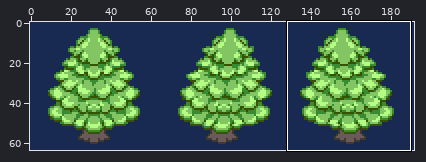
A sprite sheet gets an edit: graphics/object_events/pics/misc/headbutt_tree.png. The picture above shows the old version from afar; the outline marks the close-up.
Close-up. First the earlier version:
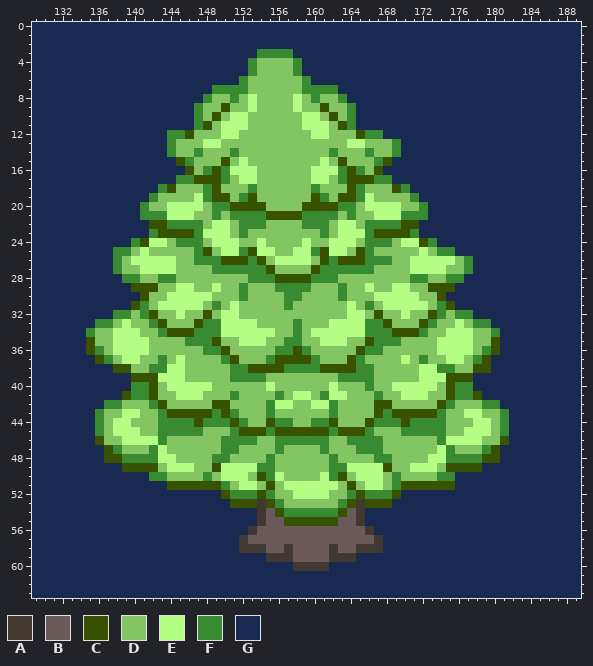
The file is 192x64 pixels. Shown: x 129..189, y 0..63. The commit also changed other parts of the picture, which this record leaves out.
Palette (. is transparent): A #413931  B #6a5a5a  C #395200  D #83c562  E #b4ff83  F #398b31  G #182952
Pixels before (only the part around the change), first column x 129:
 0 GGGGGGGGGGGGGGGGGGGGGGGGGGGGGGGGGGGGGGGGGGGGGGGGGGGGGGGGGGGGG
 1 GGGGGGGGGGGGGGGGGGGGGGGGGGGGGGGGGGGGGGGGGGGGGGGGGGGGGGGGGGGGG
 2 GGGGGGGGGGGGGGGGGGGGGGGGGGGGGGGGGGGGGGGGGGGGGGGGGGGGGGGGGGGGG
 3 GGGGGGGGGGGGGGGGGGGGGGGGGFFFFGGGGGGGGGGGGGGGGGGGGGGGGGGGGGGGG
 4 GGGGGGGGGGGGGGGGGGGGGGGGFDDDDFGGGGGGGGGGGGGGGGGGGGGGGGGGGGGGG
 5 GGGGGGGGGGGGGGGGGGGGGGGGFDDDDFGGGGGGGGGGGGGGGGGGGGGGGGGGGGGGG
 6 GGGGGGGGGGGGGGGGGGGGGGGFDDDDDDFGGGGGGGGGGGGGGGGGGGGGGGGGGGGGG
 7 GGGGGGGGGGGGGGGGGGGGFFFFDDDDDDFFFFGGGGGGGGGGGGGGGGGGGGGGGGGGG
 8 GGGGGGGGGGGGGGGGGGGFDDFDEDDDDEDFDDFGGGGGGGGGGGGGGGGGGGGGGGGGG
 9 GGGGGGGGGGGGGGGGGGFDDCDDEDDDDEDDCDDFGGGGGGGGGGGGGGGGGGGGGGGGG
10 GGGGGGGGGGGGGGGGGGFDCDEEDDDDDDEEDCDFGGGGGGGGGGGGGGGGGGGGGGGGG
11 GGGGGGGGGGGGGGGGGGFCDEEEDDDDDDEEEDCFGGGGGGGGGGGGGGGGGGGGGGGGG
12 GGGGGGGGGGGGGGGFFCDDDEEDDDDDDDDEEDDDCFFGGGGGGGGGGGGGGGGGGGGGG
13 GGGGGGGGGGGGGGGFDDDEEDDDDDDDDDDDDDDEEDDDFGGGGGGGGGGGGGGGGGGGG
14 GGGGGGGGGGGGGGGFDDFDDDFDDDDDDDDDDFDDDFDDFGGGGGGGGGGGGGGGGGGGG
15 GGGGGGGGGGGGGGGGCFDDDCDEDDDDDDDDEDCDDDFCGGGGGGGGGGGGGGGGGGGGG
16 GGGGGGGGGGGGGGGGGCDFCFEEEDDDDDDEEEFCFDCGGGGGGGGGGGGGGGGGGGGGG
17 GGGGGGGGGGGGGGGGFFCCCFDEEDDDDDDEEDFCCCFFGGGGGGGGGGGGGGGGGGGGG
18 GGGGGGGGGGGGGGFCDDDFCDDDFDDDDDDFDDDCFDDDCFGGGGGGGGGGGGGGGGGGG
19 GGGGGGGGGGGGGFDDDDEFCCDFCDDDDDDCFDCCFEDDDDFGGGGGGGGGGGGGGGGGG
20 GGGGGGGGGGGGFDDEEEEDFFCCCCDDDDCCCCFFDEEEEDDFGGGGGGGGGGGGGGGGG
21 GGGGGGGGGGGGFFFEEEDDFDFFFFCCCCFFFFDFDDEEEFFFGGGGGGGGGGGGGGGGG
22 GGGGGGGGGGGGGCCFFFFDEEDFFFDDDDFFFDEEDFFFFCCGGGGGGGGGGGGGGGGGG
23 GGGGGGGGGGGGGFCCCCFEEEDFDDDDDDDDFDEEEFCCCCFGGGGGGGGGGGGGGGGGG
24 GGGGGGGGGGGFCEEDFFFDEEEDDEDDDDEDDEEEDFFFDEECFGGGGGGGGGGGGGGGG
25 GGGGGGGGGFFDEDDDDDFCDEEFCEEDDEEFCEEDCFDDDDDEDFFGGGGGGGGGGGGGG
26 GGGGGGGGGFDEEEEEDDFFFCCCFCDEEEEDCFCCCFFFDDEEEEEDFGGGGGGGGGGGG
27 GGGGGGGGGFDDEEEEDDDDFFFFFFCDDDDCFFFFFFDDDDEEEEDDFGGGGGGGGGGGG
28 GGGGGGGGGGFFDDFFDDDDDDDDFFFCCCCFFFDDDDDDDDFFDDFFGGGGGGGGGGGGG
29 GGGGGGGGGGGCCCDDEEDDEDDFDDDFFFFDDDFDDEDDEEDDCCCGGGGGGGGGGGGGG
30 GGGGGGGGGGGGCDDEEEEEDDDFDDDDFFDDDDFDDDEEEEEDDCGGGGGGGGGGGGGGG
31 GGGGGGGGGGGCFDEEEEEDFDEDDDDDFDDDDDDEDFDEEEEEDFCGGGGGGGGGGGGGG
32 GGGGGGGGGFFDFCDDEDDCDEEDDDDDDDDDDDDEEDCDDEDDCFDFFGGGGGGGGGGGG
33 GGGGGGGFFDEDDFCDDDCFFEEEEDDDDFDDDEEEEFFCDDDCFDDEDFFGGGGGGGGGG
34 GGGGGGFDDEEEDDFCCCFFFEEEEEEDDFDEEEEEEFFFCCCFDDEEEDDFGGGGGGGGG
35 GGGGGGCDDEEEEDDDDFFFCDDEEEDDFFDDEEEDDCFFFDDDDEEEEDDCGGGGGGGGG
36 GGGGGGCFDEEEEDDDDDDFFCDDDDDFFCFDDDDDCFFDDDDDDEEEEDFCGGGGGGGGG
37 GGGGGGGCFDEEDDFDEDDDDFCDDDFCCCCFDDDCFDDDDEDFDDEEDFCGGGGGGGGGG
38 GGGGGGGGGCCDDFFEEDDDDDFFCCCCFFFFCCCCFFDDDDDEEFFDDCCGGGGGGGGGG
39 GGGGGGGGGGGCCCEEEDDDDDFFFFDDDDDDDDFFFFDDDDDEEECCCGGGGGGGGGGGG
40 GGGGGGGGGGGFFCDEEEEEDDDDDDEDDDDDDEDDDFDDEEEEEDCFFGGGGGGGGGGGG
41 GGGGGGGGGGCFFCDDEEEDDDFDDDDFDEEDFEEDDDFDDEEEDDCFFCGGGGGGGGGGG
42 GGGGGGGGFFDDDFCDDDDDCCDDDDFEEDDEEFDDDDCCDDDDDCFDDDFFGGGGGGGGG
43 GGGGGGGFDDEEDDFCCCCCFCFDDDFDDDDDDFDDDDCFCCCCCFDDEEDDFGGGGGGGG
44 GGGGGGGFDEEDDDFFFFCFFFCFDDCFFDDFFCDDDCFFFCFFFFDDDEEDFGGGGGGGG
45 GGGGGGGFDEEEDDFFFFFDDDFCCCFCCCCCCFCCCFDDDFFFFFDDEEEDFGGGGGGGG
46 GGGGGGGCDDEEEEFDDDDDDFFFFDDFFFFFFDDFFFFDDDDDDFEEEEDDCGGGGGGGG
47 GGGGGGGGCFDDDFEDDDDDDFFDDDDFDDDDFDDDFFFDDDDDDEFDDDFCGGGGGGGGG
48 GGGGGGGGCCFFFFEEDDDDFFDDDDFDDDDDDFDDDDFFDDDDEEFFFFCCGGGGGGGGG
49 GGGGGGGGGGCCCCDEEEDDCEEEEFFDDDDDDFFEEEECDDEEEDCCCCGGGGGGGGGGG
50 GGGGGGGGGGGGGFFDDDDFDEEEDCFEDDDDEFCDEEEDFDDDDFFGGGGGGGGGGGGGG
51 GGGGGGGGGGGGGGGCCCCCCFDEEDCDEEEEEEDCDEEDFCCCCCCGGGGGGGGGGGGGG
52 GGGGGGGGGGGGGGGGGGGGGCFFFCFDDEEEEDDFCFFFCGGGGGGGGGGGGGGGGGGGG
53 GGGGGGGGGGGGGGGGGGGGGGCCCACFDDDDDDFCACCCGGGGGGGGGGGGGGGGGGGGG
54 GGGGGGGGGGGGGGGGGGGGGGGGGABCFFFFFFCBAGGGGGGGGGGGGGGGGGGGGGGGG
55 GGGGGGGGGGGGGGGGGGGGGGGGGABBCCCCCCBBAGGGGGGGGGGGGGGGGGGGGGGGG
56 GGGGGGGGGGGGGGGGGGGGGGGGABBBBBBBBBBBBAGGGGGGGGGGGGGGGGGGGGGGG
57 GGGGGGGGGGGGGGGGGGGGGGGABBBBBBBBBBBBBBAGGGGGGGGGGGGGGGGGGGGGG
58 GGGGGGGGGGGGGGGGGGGGGGGAAABBABBBBABBAAAGGGGGGGGGGGGGGGGGGGGGG
59 GGGGGGGGGGGGGGGGGGGGGGGGGGAAABBBBAAAGGGGGGGGGGGGGGGGGGGGGGGGG
60 GGGGGGGGGGGGGGGGGGGGGGGGGGGGGAAAAGGGGGGGGGGGGGGGGGGGGGGGGGGGG
61 GGGGGGGGGGGGGGGGGGGGGGGGGGGGGGGGGGGGGGGGGGGGGGGGGGGGGGGGGGGGG
62 GGGGGGGGGGGGGGGGGGGGGGGGGGGGGGGGGGGGGGGGGGGGGGGGGGGGGGGGGGGGG
63 GGGGGGGGGGGGGGGGGGGGGGGGGGGGGGGGGGGGGGGGGGGGGGGGGGGGGGGGGGGGG
The same view after the edit:
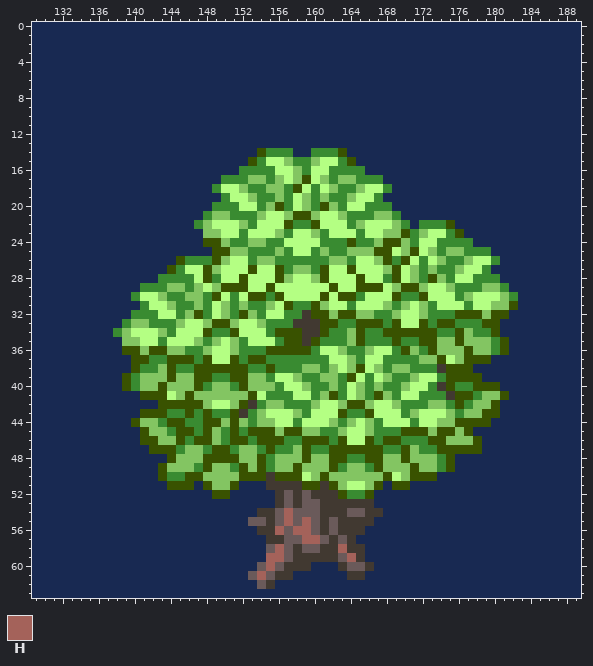
Colours new in this view: H #a4625a
Edits made:
Changed rows in their new state; - is an unchanged pixel.
first column x 135:
 3 -------------------GGGG-------------------------
 4 ------------------GGGGGG------------------------
 5 ------------------GGGGGG------------------------
 6 -----------------GGGGGGGG-----------------------
 7 --------------GGGGGGGGGGGGGG--------------------
 8 -------------GGGGGGGGGGGGGGGG-------------------
 9 ------------GGGGGGGGGGGGGGGGGG------------------
10 ------------GGGGGGGGGGGGGGGGGG------------------
11 ------------GGGGGGGGGGGGGGGGGG------------------
12 ---------GGGGGGGGGGGGGGGGGGGGGGGG---------------
13 ---------GGGGGGGGGGGGGGGGGGGGGGGGGG-------------
14 ---------GGGGGGGGGGCFFFGGFF-CGGGGGG-------------
15 ----------GGGGGGGGCFEE-FF--EFCGGGG--------------
16 -----------GGGGGGFFFFEE-F--F-F-GG---------------
17 ----------GGGGG-FFD-F-E-C-DFDDFF-G--------------
18 --------GGGGGGFEE--F--FCE-E-FFDEEFGG------------
19 -------GGGGGGGGFEEDFF-FE-FDFFDE-FGGGG-----------
20 ------GGGGGGGG--FEEF-CFEDF-D-EEFFFGGGG----------
21 ------GGGGGGGFD----DEED-CDEE--FFDDFGGG----------
22 -------GGGGG----ED-EEECF-CEE-F-EEEDFGFFFC-------
23 -------GGGGGGDD-E-EEE-FEE--E--FEEDD--DEEFC------
24 -----GGGGGGGGCCDFF-DFFEE-EFFFCF-DCCDFEEFFFF-----
25 ---GGGGGGGGGGGCCDDFFF-F---DFF-DDCCE-C---DDFFF---
26 ---GGGGGGGCF--CDEE-D-FFFFFFDDFEEDCFC-F-DFFDEEF--
27 ---GGGGGGCFEECDEEECEECF--FCEECEEE-CEDFDFF-EEF---
28 ----GGGG--FFECFEECEEE-DEEDCEEECEEFCED-C--EEFFF--
29 -----GFFF-DF-EDCCCEECEEEEEECEECCCEDCC-EEDFFFDDF-
30 -----FEE-FFDDFCEFECCFCEEEECECCFE--CFFCEEEFDEEEDF
31 -----G-E-DFFDFE-F-FF-ECFFC-EEFEEEDFD-DFEEEFEEDDC
32 ---GGF-FEEF-CFEDFC-FEEFFACC-CCD-FF--E-F-FCCCDCC-
33 -GGGF---FF-EEDCCD---FFFAAACCFFCCCFCEE--CCFF-CC--
34 GGGFD-EEDFEEEC-FC---FCCCAACFFDC--C---CCFFCDFFC--
35 GGGGDD-EFEEED-DE-F--EFCCACFFF-CF--CFFCCDDCD--FC-
36 GGGGCCDCC--FFDEE-FFFCCC-CFEE-FFDEEFC-FCDDDC-DFC-
37 -GGGGCCF-CCCFCEE-FCC-FFFF-FEED-EEFFFFD-C-DCC----
38 ---GGCF-DCFFCCCCCCFF-F--DDFDEDCE-F--FFFACCCGG---
39 ----CFDDDCD-CCFFCCDDFEE-FF---CE-E-FF---F---C----
40 ----C-DDCDDDCF--FC--DFEE-FFDFE---FFD--FA---CCC--
41 ----GGC-CEDCD---D-CEF-F--FDCFE-FC-F--FFFACCFDDC-
42 --GGGGGG-CCCC-EE-CAFDDFFFD-E-CC-EE-FFF-D-CF-DC--
43 -GGGGGCCCFF-F--FCAF-EEE-FEEECFFCEEEFDEEE-FDDCCG-
44 -GGGGC---CC-FCCD-DF-DEEFEEEDF-ED-EEE-EED-CCCCGG-
45 -GGGGGC-D-CC-C-FCF--CD--DDF-DEEDFFFCCCDCC-CGGGG-
46 -GGGGGCCD-CFCC--CC-CCC--CCCFCEEC-CCFFFCCDDDCGGG-
47 --GGGGGCCCF--FCC---FC-F-CF-CCCCCCFFC-FFCCCCCGG--
48 --GGGGGGGC---CCCC--C----C--CCFFCCD-C--DFCGGGGG--
49 ----GGGGCDDDFCDDFCDC---C---C-DDFCD--CDDF-GGG----
50 -------GCFFCCD-DDCC-ACCCE-CDD-DDDCE-CCCGG-------
51 ------------G-DDCGGGAAAACCAC-EEDCGC-GGGGG-------
52 --------------C-GGGGGABABAAAC-FCGGG-------------
53 ----------------GGGGGABABBAAAA-AGG--------------
54 --------------------ABHBBBAAA-BAA---------------
55 ------------------BBA-HBHBABAA-A----------------
56 ------------------GAAH-HH-A-AAAG----------------
57 -----------------GGGAA--HH-A-AGGG---------------
58 -----------------GGG-HBA--A-HA-GG---------------
59 --------------------HHBAAAA-BHA-----------------
60 -------------------BHBA--GG-ABBA----------------
61 ------------------BHBAA------AA-----------------
62 -------------------BA---------------------------
Boxes around the changes in both close-ups, in picture pixels (x1, y1, x2, y2):
changed: (86, 49, 518, 589)
